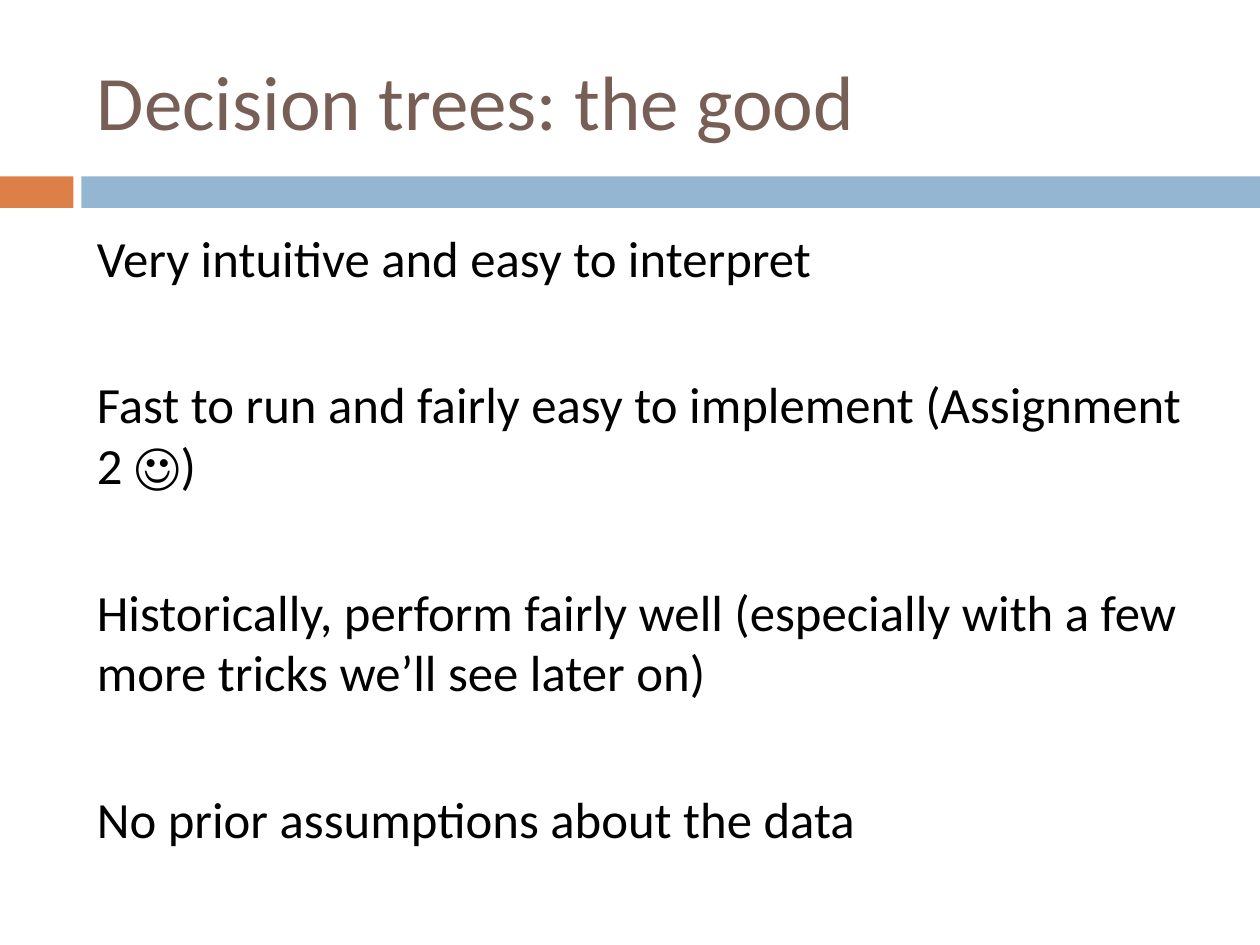
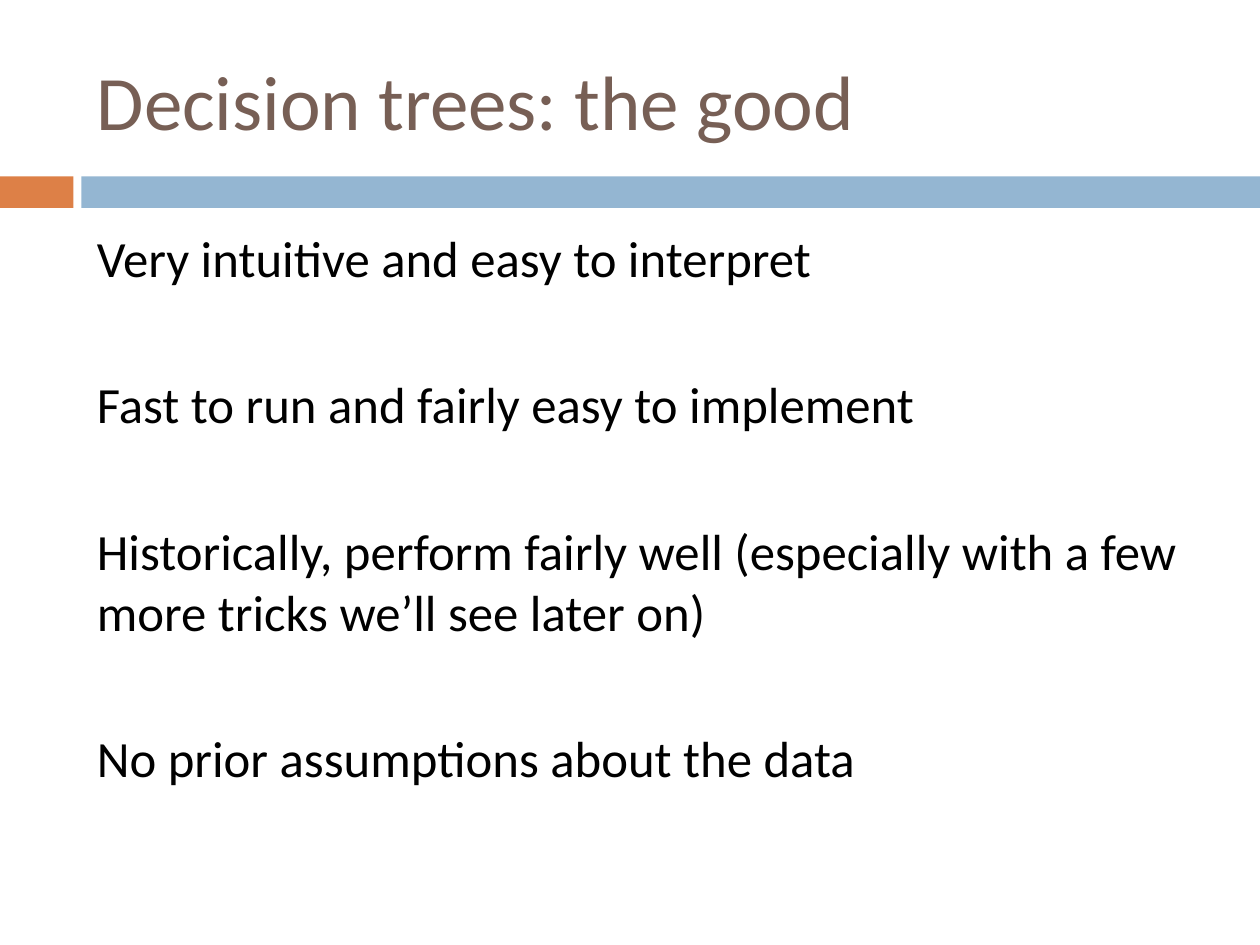
Before and after one commit to FurkanGozukara/CSE419_2018, a slide deck: slide 71 of Lecture 3 - Decision Trees.pptx. Drawn at 1260x945 pixels with LibreOffice and Linux fonts; fonts in the diff are those of the drawing. Boxes give left, top, right and bottom in pixels: in the first picture for what was removed or moved away, otherwise in the second. Text is boxed around its words. In the diff, an @@ line names an element or a change of style, - is before the commit and + after.

Commit message:
slide update

```diff
--- a/Lecture 3 - Decision Trees.pptx
+++ b/Lecture 3 - Decision Trees.pptx
@@ text at [97,387,914,432]: text changed @@
-Fast to run and fairly easy to implement (Assignment 2 ☺)
+Fast to run and fairly easy to implement
```
Also in this commit, not shown: 1 slide added, 1 other file.
